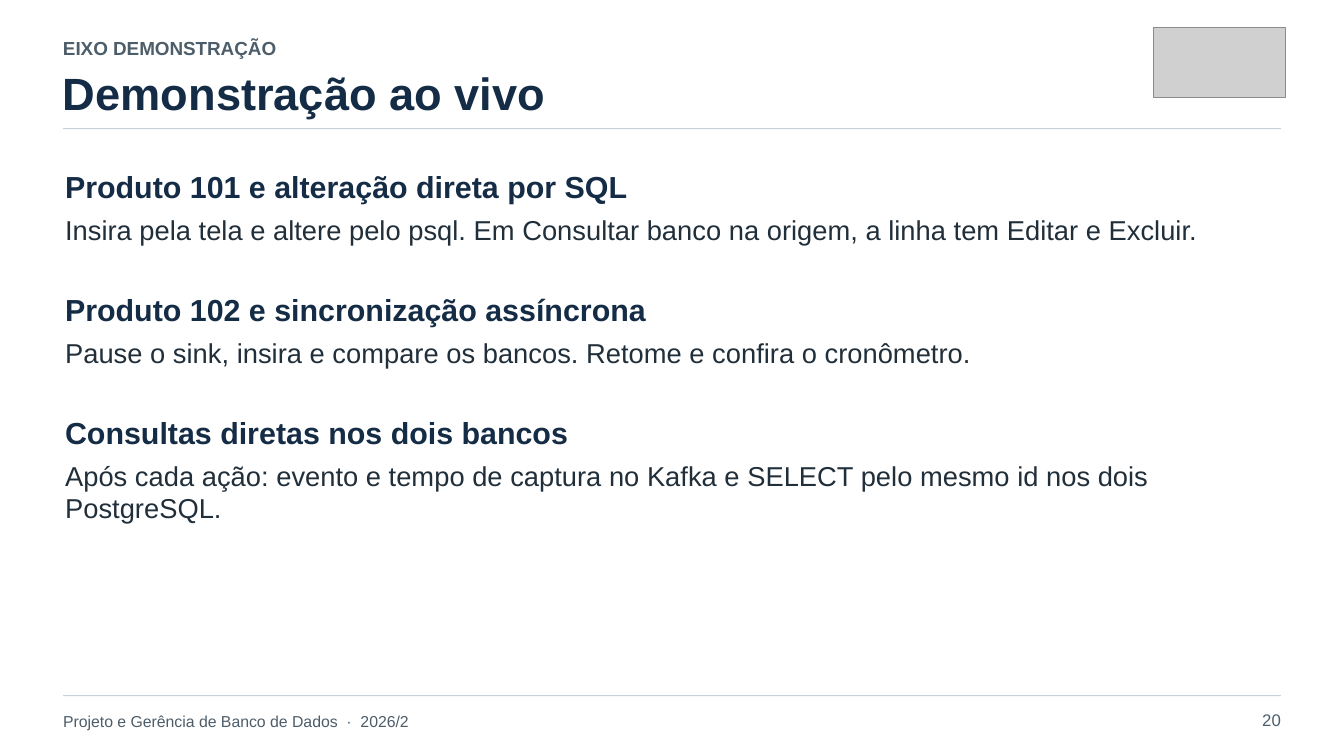
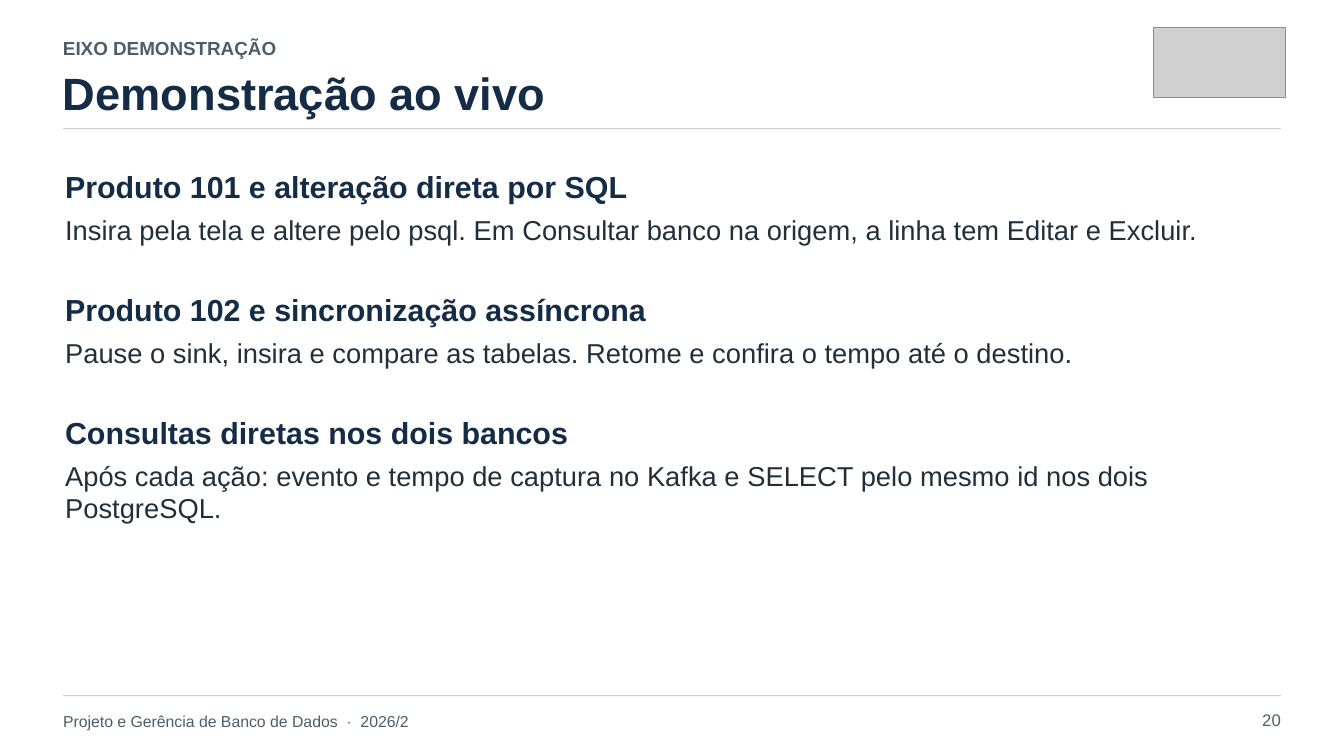
Before and after one commit to lucassbertol/debezium-pgbd, a slide deck: slide 20 of apresentacao/CDC-com-Debezium-e-PostgreSQL-final.pptx. Drawn at 1344x756 pixels with LibreOffice and Linux fonts; fonts in the diff are those of the drawing; grey boxes stand for pictures. Boxes give left, top, right and bottom in pixels: in the first picture for what was removed or moved away, otherwise in the second. Text is boxed around its words. In the diff, an @@ line names an element or a change of style, - is before the commit and + after.

```diff
--- a/apresentacao/CDC-com-Debezium-e-PostgreSQL-final.pptx
+++ b/apresentacao/CDC-com-Debezium-e-PostgreSQL-final.pptx
@@ text at (65, 343, 1072, 368): text changed @@
-Pause o sink, insira e compare os bancos. Retome e confira o cronômetro.
+Pause o sink, insira e compare as tabelas. Retome e confira o tempo até o destino.
```
Also in this commit, not shown: 5 other slides changed, 10 other files.
